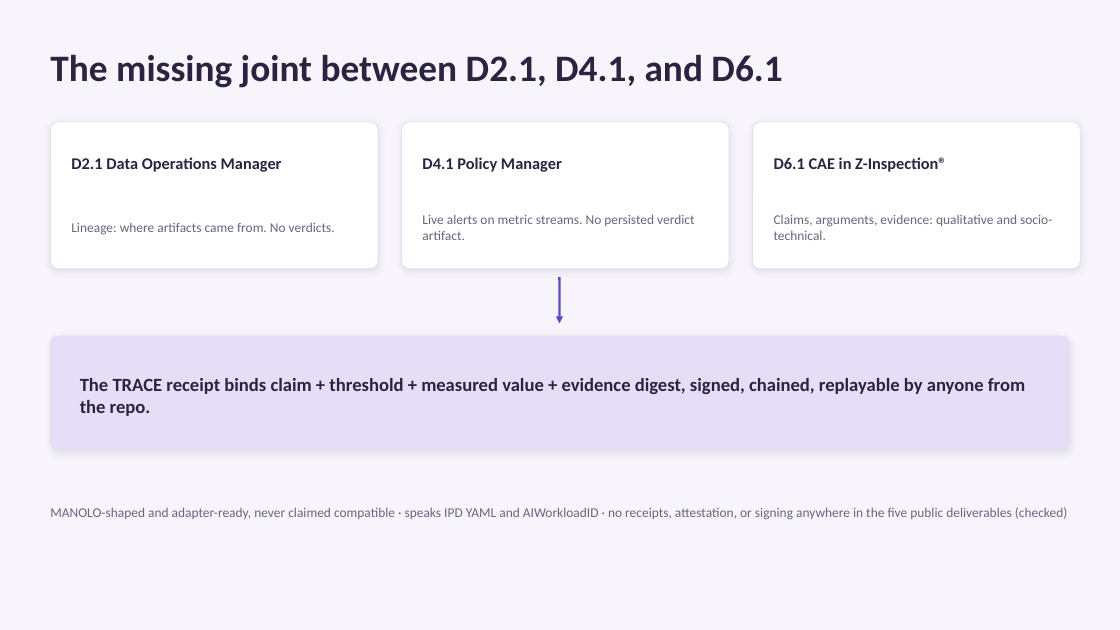
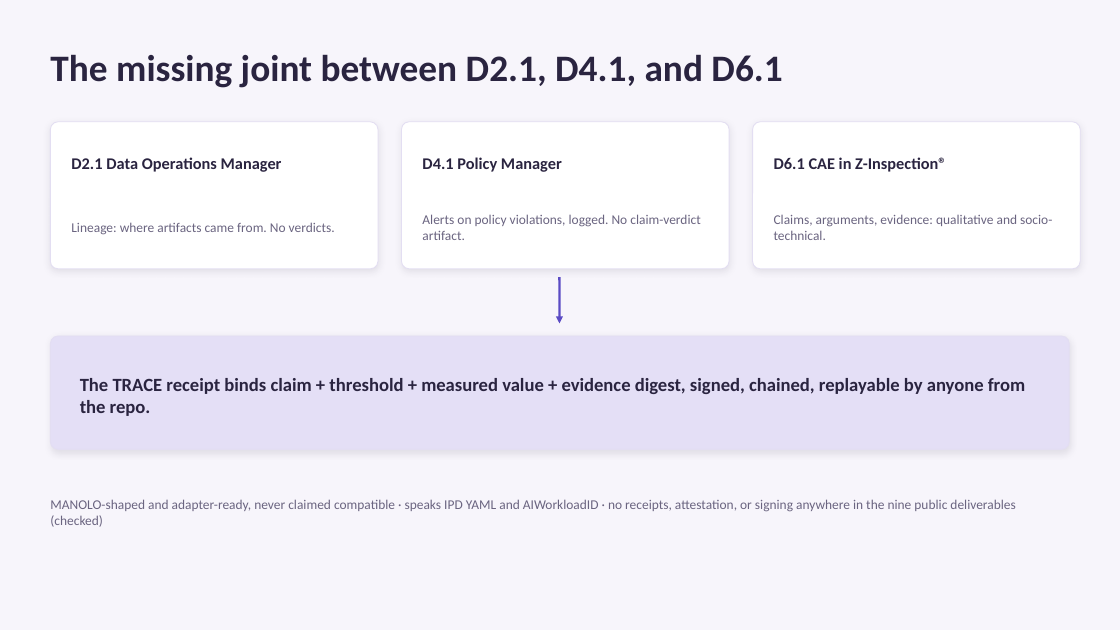
Before and after one commit to adambkovacs/manolo-innovation-lab-bench, a slide deck: slide 6 of presentation.pptx. Drawn at 1120x630 pixels with LibreOffice and Linux fonts; fonts in the diff are those of the drawing. Boxes give left, top, right and bottom in pixels: in the first picture for what was removed or moved away, otherwise in the second. Text is boxed around its words. In the diff, an @@ line names an element or a change of style, - is before the commit and + after.

```diff
--- a/presentation.pptx
+++ b/presentation.pptx
@@ text at [422, 214, 700, 240]: text changed @@
-Live alerts on metric streams. No persisted verdict artifact.
+Alerts on policy violations, logged. No claim-verdict artifact.
@@ text at [50, 499, 1015, 527]: text changed @@
-MANOLO-shaped and adapter-ready, never claimed compatible · speaks IPD YAML and AIWorkloadID · no receipts, attestation, or signing anywhere in the five public deliverables (checked)
+MANOLO-shaped and adapter-ready, never claimed compatible · speaks IPD YAML and AIWorkloadID · no receipts, attestation, or signing anywhere in the nine public deliverables (checked)
```
Also in this commit, not shown: 9 other files.
